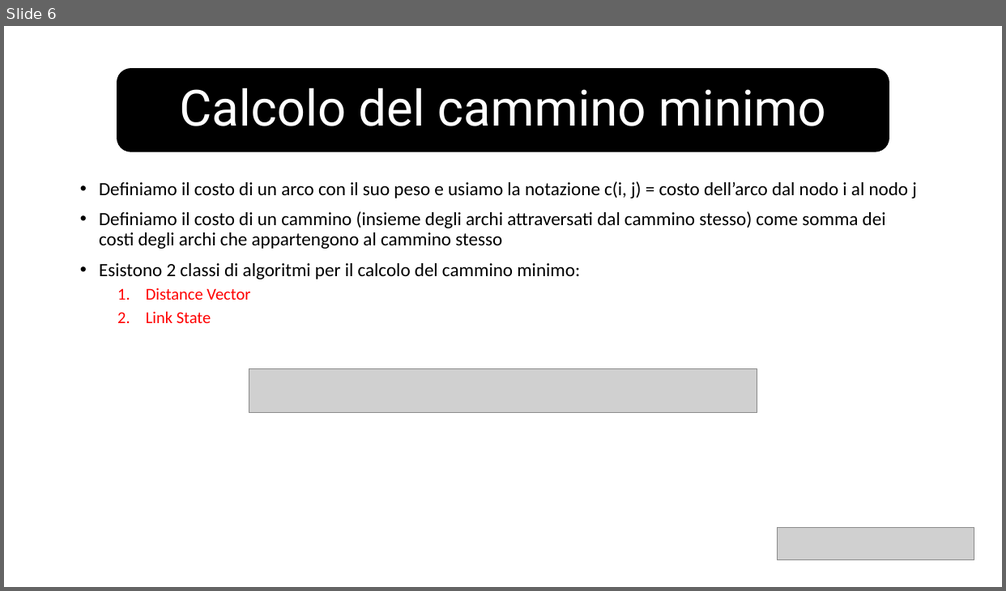
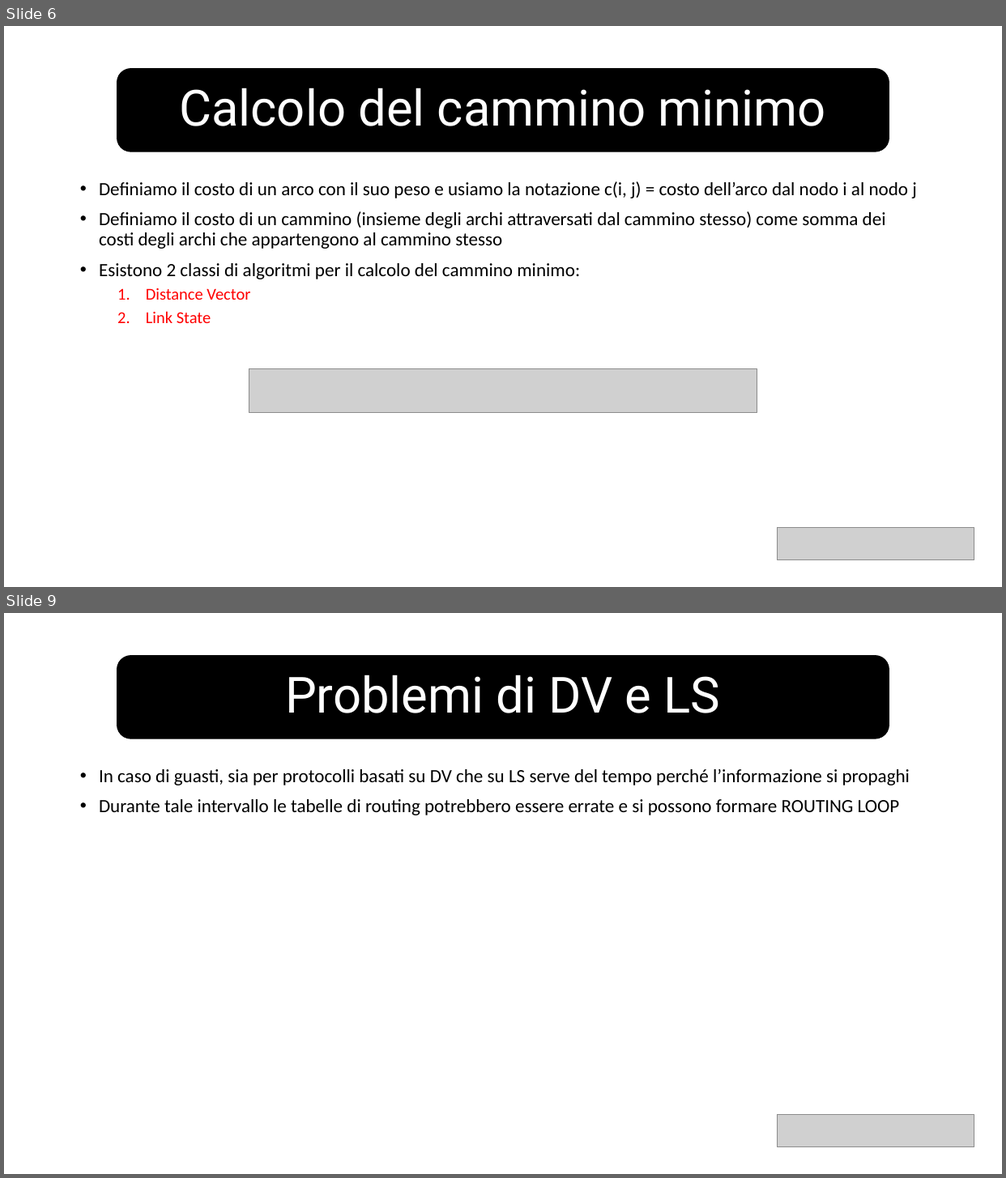
Before and after one commit to v-research/edu, a slide deck: network_introduction_2022/material/l7/routing.pptx. Shown one above the other, each under a label of ours: slide 6 before the commit, slides 6 and 9 after it; the slides between them are not shown. The pictures are 1006x591 and 1006x1178 pixels, drawn with LibreOffice and Linux fonts; fonts in the diff are those of the drawing; grey boxes stand for pictures. Boxes give left, top, right and bottom in pixels: in the first picture for what was removed or moved away, otherwise in the second. Text is boxed around its words. In the diff, an @@ line names an element or a change of style, - is before the commit and + after.

```diff
--- a/network_introduction_2022/material/l7/routing.pptx
+++ b/network_introduction_2022/material/l7/routing.pptx
@@ slide 9 added at bbox=[4, 613, 1002, 1174], background #FFFFFF @@
@@ rounded rectangle added at bbox=[117, 656, 889, 739], fill #000000, outline #000000 1 pt @@
@@ title added at bbox=[285, 675, 721, 713], 48 pt, text #FFFFFF @@
+Problemi di DV e LS
@@ text added at bbox=[99, 769, 910, 815], 18 pt, text #000000 @@
+• In caso di guasti, sia per protocolli basati su DV che su LS serve del tempo perché l’informazione si propaghi
+• Durante tale intervallo le tabelle di routing potrebbero essere errate e si possono formare ROUTING LOOP
@@ picture added at bbox=[778, 1114, 975, 1147] @@
```
Also in this commit, not shown: 1 slide changed, 5 other slides added, 4 other files.
